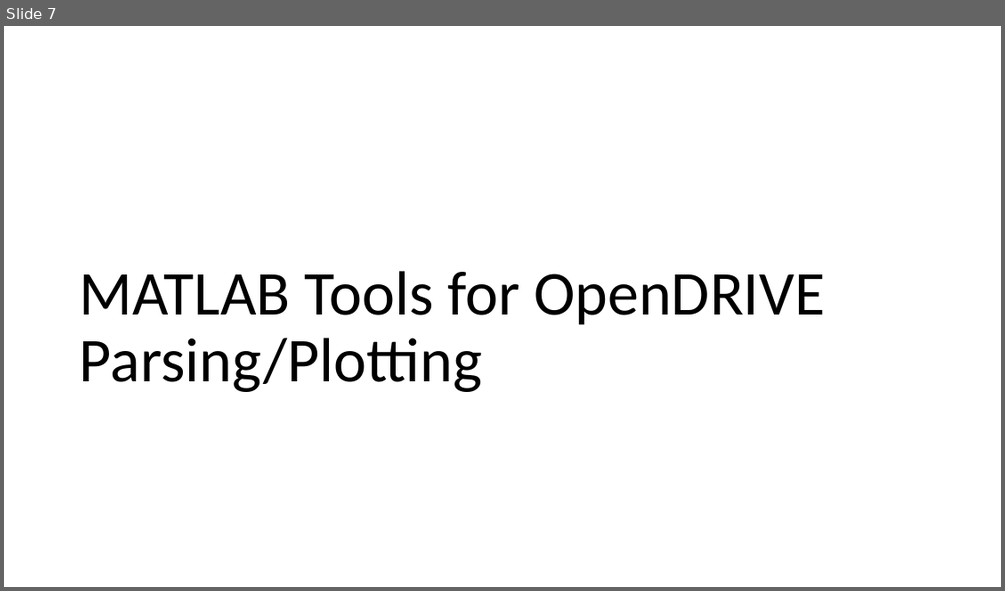
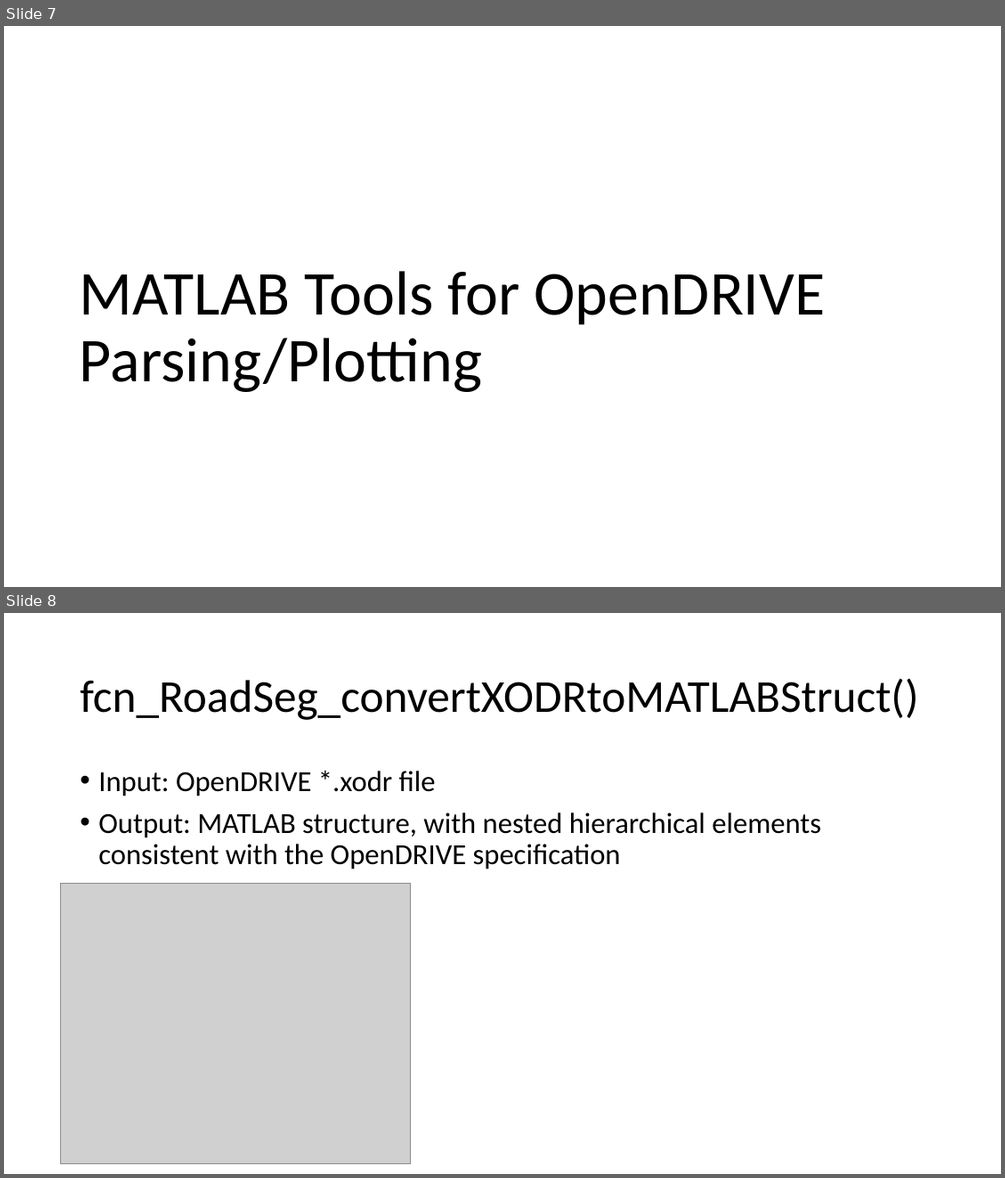
Before and after one commit to ivsg-psu/PathPlanning_MapTools_ParseXODR, a slide deck: Documents/OpenDRIVE-MATLAB.pptx. Shown one above the other, each under a label of ours: slide 7 before the commit, slides 7 and 8 after it. The pictures are 1005x591 and 1005x1178 pixels, drawn with LibreOffice and Linux fonts; fonts in the diff are those of the drawing; grey boxes stand for pictures. Boxes give left, top, right and bottom in pixels: in the first picture for what was removed or moved away, otherwise in the second. Text is boxed around its words. In the diff, an @@ line names an element or a change of style, - is before the commit and + after.

Commit message:
FEAT: Added a function and associated test script to extract lane geometry from XODR files. Still a bit buggy. Also grabbed a number of XODR test files and added them.

```diff
--- a/Documents/OpenDRIVE-MATLAB.pptx
+++ b/Documents/OpenDRIVE-MATLAB.pptx
@@ slide 8 added at <box>4,613,1001,1174</box>, background #FFFFFF @@
@@ title added at <box>80,678,918,720</box>, 44 pt, text #000000 @@
+fcn_RoadSeg_convertXODRtoMATLABStruct()
@@ text added at <box>98,771,821,869</box>, 28 pt, text #000000 @@
+• Input: OpenDRIVE *.xodr file
+• Output: MATLAB structure, with nested hierarchical elements consistent with the OpenDRIVE specification
@@ picture added at <box>61,883,411,1163</box> @@
```
Also in this commit, not shown: 11 other files.
